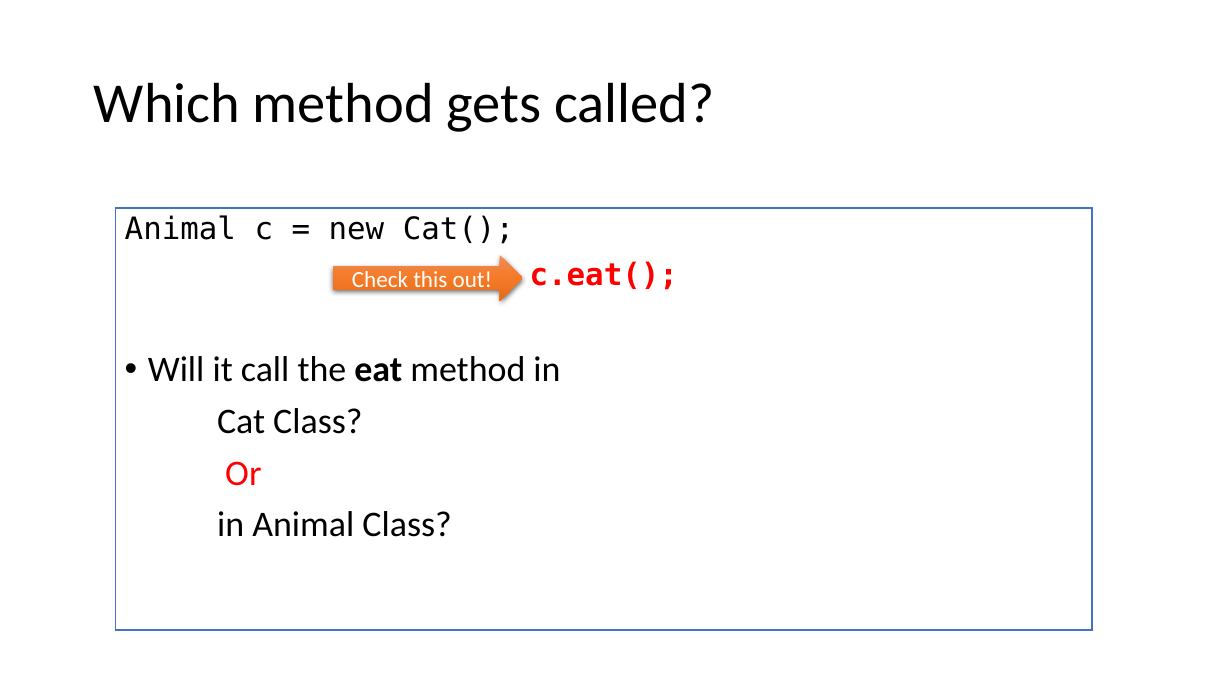
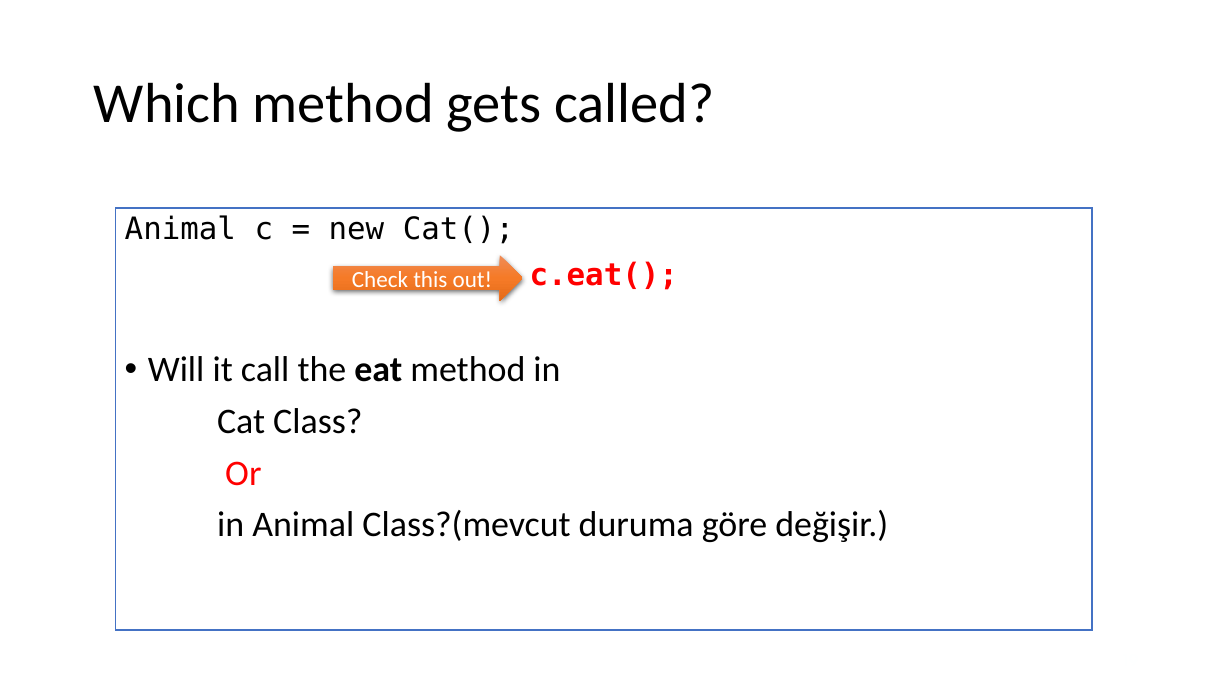
Before and after one commit to cankoyuncu/ObjectOriantedProgramming, a slide deck: slide 19 of week9/Week9.pptx. Drawn at 1232x693 pixels with LibreOffice and Linux fonts; fonts in the diff are those of the drawing. Boxes give left, top, right and bottom in pixels: in the first picture for what was removed or moved away, otherwise in the second. Text is boxed around its words. In the diff, an @@ line names an element or a change of style, - is before the commit and + after.

```diff
--- a/week9/Week9.pptx
+++ b/week9/Week9.pptx
@@ text at bbox=[217, 510, 888, 542]: text changed @@
-in Animal Class?
+in Animal Class?(mevcut duruma göre değişir.)
```
Also in this commit, not shown: 29 other slides changed, 8 other files.
